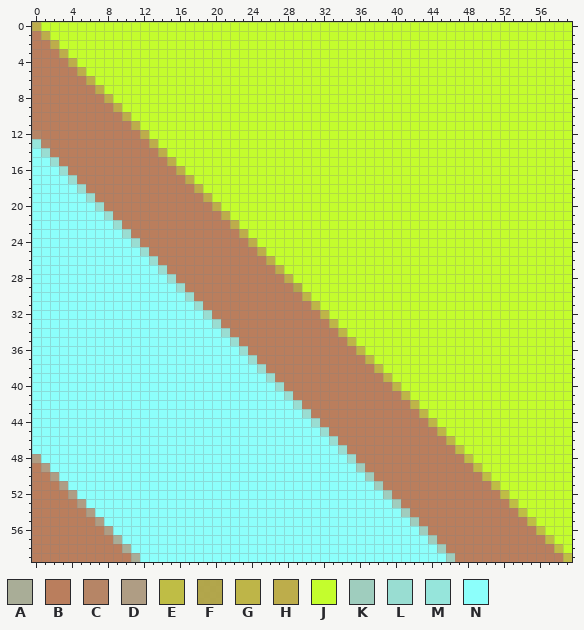
File history of a pixel-art sprite, imagens/CasaUpRight.png. Above, as it was before the edit.
The file is 60x60 pixels. Colours within 5 levels of each other are drawn and written as one.
Palette (. is transparent): A #a9ad97  B #ba7e5d  C #b68566  D #af9d84  E #bfbd45  F #b9ac4cef  G #beb548  H #bdad4b  J #c4fd2d  K #9fcdbe  L #99ddd2  M #96e5db  N #8cfffb
Pixels before (only the part around the change), first column x 0:
 0 HJJJJJJJJJJJJJJJJJJJJJJJJJJJJJJJJJJJJJJJJJJJJJJJJJJJJJJJJJJJ
 1 BHJJJJJJJJJJJJJJJJJJJJJJJJJJJJJJJJJJJJJJJJJJJJJJJJJJJJJJJJJJ
 2 BBHJJJJJJJJJJJJJJJJJJJJJJJJJJJJJJJJJJJJJJJJJJJJJJJJJJJJJJJJJ
 3 BBBHJJJJJJJJJJJJJJJJJJJJJJJJJJJJJJJJJJJJJJJJJJJJJJJJJJJJJJJJ
 4 BBBBHJJJJJJJJJJJJJJJJJJJJJJJJJJJJJJJJJJJJJJJJJJJJJJJJJJJJJJJ
 5 BBBBBHJJJJJJJJJJJJJJJJJJJJJJJJJJJJJJJJJJJJJJJJJJJJJJJJJJJJJJ
 6 BBBBBBHJJJJJJJJJJJJJJJJJJJJJJJJJJJJJJJJJJJJJJJJJJJJJJJJJJJJJ
 7 BBBBBBBHJJJJJJJJJJJJJJJJJJJJJJJJJJJJJJJJJJJJJJJJJJJJJJJJJJJJ
 8 BBBBBBBBHJJJJJJJJJJJJJJJJJJJJJJJJJJJJJJJJJJJJJJJJJJJJJJJJJJJ
 9 BBBBBBBBBHJJJJJJJJJJJJJJJJJJJJJJJJJJJJJJJJJJJJJJJJJJJJJJJJJJ
10 BBBBBBBBBBHJJJJJJJJJJJJJJJJJJJJJJJJJJJJJJJJJJJJJJJJJJJJJJJJJ
11 BBBBBBBBBBBHJJJJJJJJJJJJJJJJJJJJJJJJJJJJJJJJJJJJJJJJJJJJJJJJ
12 CBBBBBBBBBBBHJJJJJJJJJJJJJJJJJJJJJJJJJJJJJJJJJJJJJJJJJJJJJJJ
13 MCBBBBBBBBBBBHJJJJJJJJJJJJJJJJJJJJJJJJJJJJJJJJJJJJJJJJJJJJJJ
14 NLBBBBBBBBBBBBHJJJJJJJJJJJJJJJJJJJJJJJJJJJJJJJJJJJJJJJJJJJJJ
15 NNLBBBBBBBBBBBBHJJJJJJJJJJJJJJJJJJJJJJJJJJJJJJJJJJJJJJJJJJJJ
16 NNNLBBBBBBBBBBBBHJJJJJJJJJJJJJJJJJJJJJJJJJJJJJJJJJJJJJJJJJJJ
17 NNNNLBBBBBBBBBBBBHJJJJJJJJJJJJJJJJJJJJJJJJJJJJJJJJJJJJJJJJJJ
18 NNNNNLBBBBBBBBBBBBHJJJJJJJJJJJJJJJJJJJJJJJJJJJJJJJJJJJJJJJJJ
19 NNNNNNLBBBBBBBBBBBBHJJJJJJJJJJJJJJJJJJJJJJJJJJJJJJJJJJJJJJJJ
20 NNNNNNNLBBBBBBBBBBBBHJJJJJJJJJJJJJJJJJJJJJJJJJJJJJJJJJJJJJJJ
21 NNNNNNNNLBBBBBBBBBBBBHJJJJJJJJJJJJJJJJJJJJJJJJJJJJJJJJJJJJJJ
22 NNNNNNNNNLBBBBBBBBBBBBHJJJJJJJJJJJJJJJJJJJJJJJJJJJJJJJJJJJJJ
23 NNNNNNNNNNLBBBBBBBBBBBBHJJJJJJJJJJJJJJJJJJJJJJJJJJJJJJJJJJJJ
24 NNNNNNNNNNNLBBBBBBBBBBBBHJJJJJJJJJJJJJJJJJJJJJJJJJJJJJJJJJJJ
25 NNNNNNNNNNNNLBBBBBBBBBBBBHJJJJJJJJJJJJJJJJJJJJJJJJJJJJJJJJJJ
26 NNNNNNNNNNNNNLBBBBBBBBBBBBHJJJJJJJJJJJJJJJJJJJJJJJJJJJJJJJJJ
27 NNNNNNNNNNNNNNLBBBBBBBBBBBBHJJJJJJJJJJJJJJJJJJJJJJJJJJJJJJJJ
28 NNNNNNNNNNNNNNNLBBBBBBBBBBBBHJJJJJJJJJJJJJJJJJJJJJJJJJJJJJJJ
29 NNNNNNNNNNNNNNNNLBBBBBBBBBBBBFJJJJJJJJJJJJJJJJJJJJJJJJJJJJJJ
30 NNNNNNNNNNNNNNNNNLBBBBBBBBBBBBGJJJJJJJJJJJJJJJJJJJJJJJJJJJJJ
31 NNNNNNNNNNNNNNNNNNLBBBBBBBBBBBBGJJJJJJJJJJJJJJJJJJJJJJJJJJJJ
32 NNNNNNNNNNNNNNNNNNNLBBBBBBBBBBBBGJJJJJJJJJJJJJJJJJJJJJJJJJJJ
33 NNNNNNNNNNNNNNNNNNNNLBBBBBBBBBBBBGJJJJJJJJJJJJJJJJJJJJJJJJJJ
34 NNNNNNNNNNNNNNNNNNNNNLBBBBBBBBBBBBGJJJJJJJJJJJJJJJJJJJJJJJJJ
35 NNNNNNNNNNNNNNNNNNNNNNLBBBBBBBBBBBBGJJJJJJJJJJJJJJJJJJJJJJJJ
36 NNNNNNNNNNNNNNNNNNNNNNNLBBBBBBBBBBBBGJJJJJJJJJJJJJJJJJJJJJJJ
37 NNNNNNNNNNNNNNNNNNNNNNNNLBBBBBBBBBBBBGJJJJJJJJJJJJJJJJJJJJJJ
38 NNNNNNNNNNNNNNNNNNNNNNNNNLBBBBBBBBBBBBGJJJJJJJJJJJJJJJJJJJJJ
39 NNNNNNNNNNNNNNNNNNNNNNNNNNLBBBBBBBBBBBBGJJJJJJJJJJJJJJJJJJJJ
40 NNNNNNNNNNNNNNNNNNNNNNNNNNNLBBBBBBBBBBBBGJJJJJJJJJJJJJJJJJJJ
41 NNNNNNNNNNNNNNNNNNNNNNNNNNNNLBBBBBBBBBBBBGJJJJJJJJJJJJJJJJJJ
42 NNNNNNNNNNNNNNNNNNNNNNNNNNNNNLBBBBBBBBBBBBGJJJJJJJJJJJJJJJJJ
43 NNNNNNNNNNNNNNNNNNNNNNNNNNNNNNLBBBBBBBBBBBBGJJJJJJJJJJJJJJJJ
44 NNNNNNNNNNNNNNNNNNNNNNNNNNNNNNNLBBBBBBBBBBBBGJJJJJJJJJJJJJJJ
45 NNNNNNNNNNNNNNNNNNNNNNNNNNNNNNNNLBBBBBBBBBBBBGJJJJJJJJJJJJJJ
46 NNNNNNNNNNNNNNNNNNNNNNNNNNNNNNNNNLBBBBBBBBBBBBGJJJJJJJJJJJJJ
47 NNNNNNNNNNNNNNNNNNNNNNNNNNNNNNNNNNLBBBBBBBBBBBBEJJJJJJJJJJJJ
48 DNNNNNNNNNNNNNNNNNNNNNNNNNNNNNNNNNNLBBBBBBBBBBBBEJJJJJJJJJJJ
49 BDNNNNNNNNNNNNNNNNNNNNNNNNNNNNNNNNNNKBBBBBBBBBBBBEJJJJJJJJJJ
50 BBDNNNNNNNNNNNNNNNNNNNNNNNNNNNNNNNNNNKBBBBBBBBBBBBEJJJJJJJJJ
51 BBBDNNNNNNNNNNNNNNNNNNNNNNNNNNNNNNNNNNKBBBBBBBBBBBBEJJJJJJJJ
52 BBBBDNNNNNNNNNNNNNNNNNNNNNNNNNNNNNNNNNNKBBBBBBBBBBBBEJJJJJJJ
53 BBBBBDNNNNNNNNNNNNNNNNNNNNNNNNNNNNNNNNNNKBBBBBBBBBBBBEJJJJJJ
54 BBBBBBDNNNNNNNNNNNNNNNNNNNNNNNNNNNNNNNNNNKBBBBBBBBBBBBEJJJJJ
55 BBBBBBBDNNNNNNNNNNNNNNNNNNNNNNNNNNNNNNNNNNKBBBBBBBBBBBBEJJJJ
56 BBBBBBBBDNNNNNNNNNNNNNNNNNNNNNNNNNNNNNNNNNNKBBBBBBBBBBBBEJJJ
57 BBBBBBBBBANNNNNNNNNNNNNNNNNNNNNNNNNNNNNNNNNNKBBBBBBBBBBBBEJJ
58 BBBBBBBBBBANNNNNNNNNNNNNNNNNNNNNNNNNNNNNNNNNNKBBBBBBBBBBBBEJ
59 BBBBBBBBBBBANNNNNNNNNNNNNNNNNNNNNNNNNNNNNNNNNNKBBBBBBBBBBBBE
After the commit:
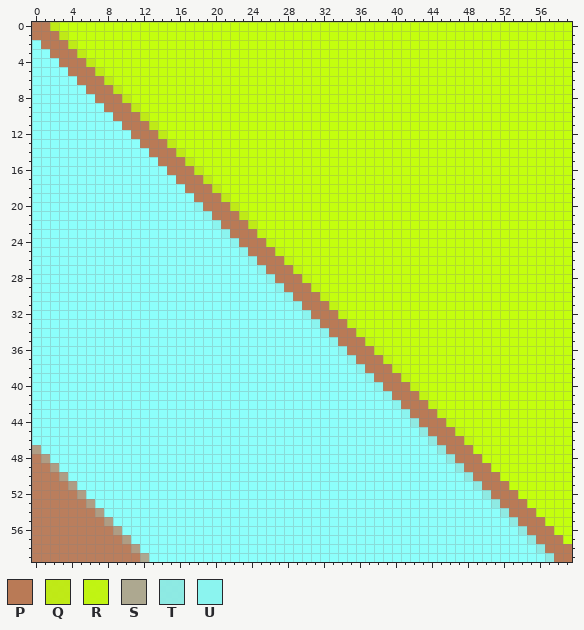
Colours new in this view: P #b97a56  Q #c3ef15f7  R #c4f911f8  S #ada890  T #90efe8f7  U #8df9f4f8
From old to new:
colour J: #c4fd2d -> #c4ff0e
Changed rows in their new state; - is a pixel that keeps its letter.
first column x 0:
 0 PPQ---------------------------------------------------------
 1 PPPQ--------------------------------------------------------
 2 NPPPQ-------------------------------------------------------
 3 NNPPPQ------------------------------------------------------
 4 NNNPPPQ-----------------------------------------------------
 5 NNNNPPPQ----------------------------------------------------
 6 NNNNNPPPQ---------------------------------------------------
 7 NNNNNNPPPQ--------------------------------------------------
 8 NNNNNNNPPPQ-------------------------------------------------
 9 NNNNNNNNPPPQ------------------------------------------------
10 NNNNNNNNNPPPQ-----------------------------------------------
11 NNNNNNNNNNPPPQ----------------------------------------------
12 NNNNNNNNNNNPPPQ---------------------------------------------
13 NNNNNNNNNNNNPPPQ--------------------------------------------
14 -NNNNNNNNNNNNPPPQ-------------------------------------------
15 --NNNNNNNNNNNNPPPQ------------------------------------------
16 ---NNNNNNNNNNNNPPPQ-----------------------------------------
17 ----NNNNNNNNNNNNPPPQ----------------------------------------
18 -----NNNNNNNNNNNNPPPQ---------------------------------------
19 ------NNNNNNNNNNNNPPPQ--------------------------------------
20 -------NNNNNNNNNNNUPPPQ-------------------------------------
21 --------NNNNNNNNNNNUPPPQ------------------------------------
22 ---------NNNNNNNNNNNUPPPQ-----------------------------------
23 ----------NNNNNNNNNNNUPPPR----------------------------------
24 -----------NNNNNNNNNNNUPPPR---------------------------------
25 ------------NNNNNNNNNNNUPPPR--------------------------------
26 -------------NNNNNNNNNNNUPPPR-------------------------------
27 --------------NNNNNNNNNNNUPPPR------------------------------
28 ---------------NNNNNNNNNNNUPPPR-----------------------------
29 ----------------NNNNNNNNNNNUPPPR----------------------------
30 -----------------NNNNNNNNNNNUPPPR---------------------------
31 ------------------NNNNNNNNNNNUPPPR--------------------------
32 -------------------NNNNNNNNNNNUPPPR-------------------------
33 --------------------NNNNNNNNNNNUPPPR------------------------
34 ---------------------NNNNNNNNNNNUPPPR-----------------------
35 ----------------------NNNNNNNNNNNUPPPR----------------------
36 -----------------------NNNNNNNNNNNUPPPR---------------------
37 ------------------------NNNNNNNNNNNUPPPR--------------------
38 -------------------------NNNNNNNNNNNUPPPR-------------------
39 --------------------------NNNNNNNNNNNUPPPR------------------
40 ---------------------------NNNNNNNNNNNUPPPR-----------------
41 ----------------------------NNNNNNNNNNNUPPPR----------------
42 -----------------------------NNNNNNNNNNNUPPPR---------------
43 ------------------------------NNNNNNNNNNNUPPPR--------------
44 -------------------------------NNNNNNNNNNNTPPPR-------------
45 --------------------------------NNNNNNNNNNNTPPPR------------
46 ---------------------------------NNNNNNNNNNNTPPPR-----------
47 D---------------------------------NNNNNNNNNNNTPPP-----------
48 BD---------------------------------NNNNNNNNNNNTPPP----------
49 -BD---------------------------------NNNNNNNNNNNTPPP---------
50 --BD---------------------------------NNNNNNNNNNNTPPP--------
51 ---BD---------------------------------NNNNNNNNNNNTPPP-------
52 ----BD---------------------------------NNNNNNNNNNNTPPP------
53 -----BD---------------------------------NNNNNNNNNNNTPPP-----
54 ------BD---------------------------------NNNNNNNNNNNTPPP----
55 -------BD---------------------------------NNNNNNNNNNNTPPP---
56 --------BD---------------------------------NNNNNNNNNNNTPPP--
57 ---------BD---------------------------------NNNNNNNNNNNTPPP-
58 ----------BD---------------------------------NNNNNNNNNNNTPPP
59 -----------BS---------------------------------NNNNNNNNNNNTPP
Boxes around the changes in both pictures, in picture pixels (x1, y1, x2, y2):
changed: (32, 22, 572, 562)
